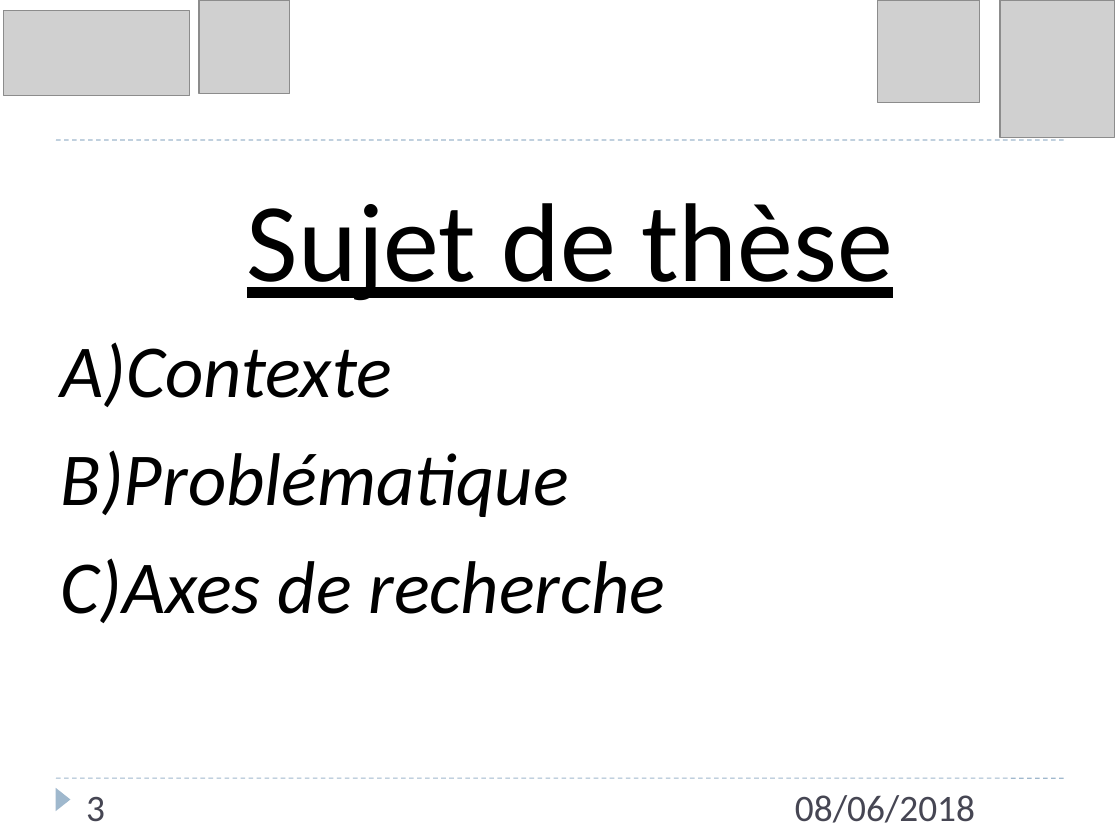
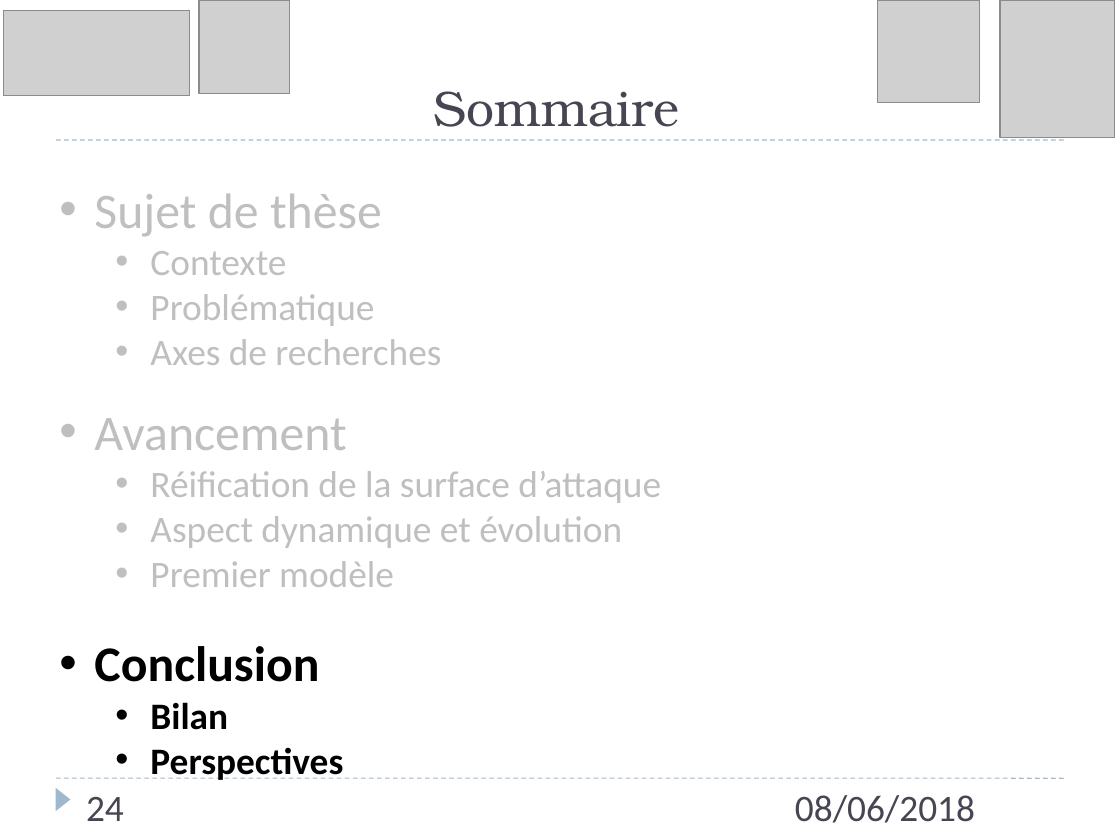
Before and after one commit to Lawyne/ModMenace, a slide deck: slide 24 of Presentation/Presentation Journee-Doctorants 08-06-18.pptx (slide 3 before the commit). Drawn at 1120x840 pixels with LibreOffice and Linux fonts; fonts in the diff are those of the drawing; grey boxes stand for pictures. Boxes give left, top, right and bottom in pixels: in the first picture for what was removed or moved away, otherwise in the second. Text is boxed around its words. In the diff, an @@ line names an element or a change of style, - is before the commit and + after.

```diff
--- a/Presentation/Presentation Journee-Doctorants 08-06-18.pptx
+++ b/Presentation/Presentation Journee-Doctorants 08-06-18.pptx
@@ title added at <box>434,91,680,127</box>, 32 pt, text #464653 @@
+Sommaire
@@ text "Sujet de thèse": place and size @@
-text "Sujet de thèse" at <box>61,203,892,623</box>
+text "Sujet de thèse" at <box>94,194,661,780</box>
@@ text at <box>94,194,382,236</box>: size 72 to 32 pt, text colour #000000 to #BFBFBF, underline off in "Sujet de thèse"; alignment centre to left; bullet none to • @@
@@ text at <box>94,251,661,780</box>: text changed; size 48 to 24 pt; text colour #000000 to #BFBFBF; italic off @@
-A)Contexte
-B)Problématique
-C)Axes de recherche
+  • Contexte
+  • Problématique
+  • Axes de recherches
+• Avancement
+  • Réification de la surface d’attaque
+  • Aspect dynamique et évolution
+  • Premier modèle
+• Conclusion
+  • Bilan
+  • Perspectives
@@ page number at <box>86,797,124,821</box>: text changed @@
-3
+24
```
Also in this commit, not shown: 15 other slides changed, 12 slides added, 3 slides removed, 12 other files.
